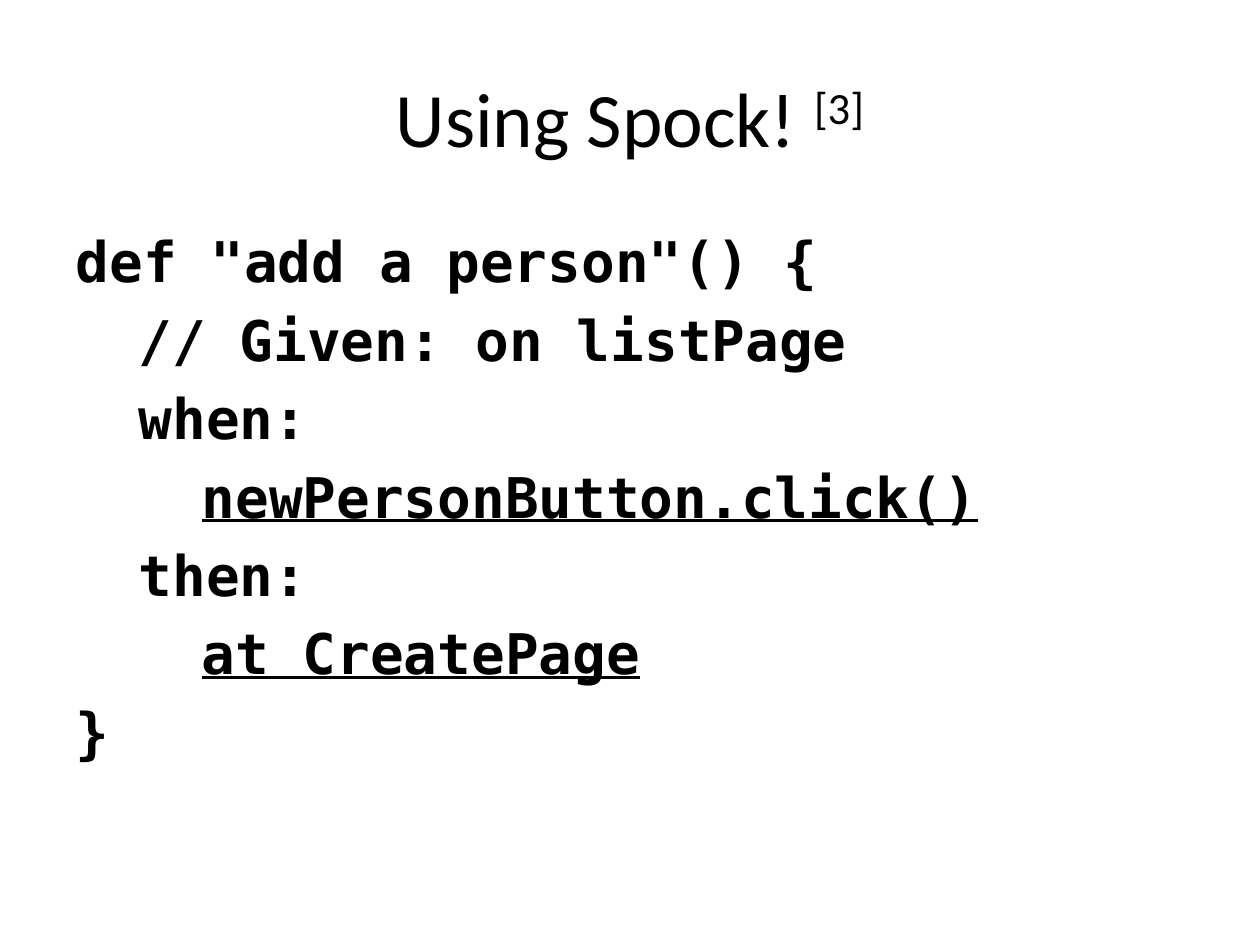
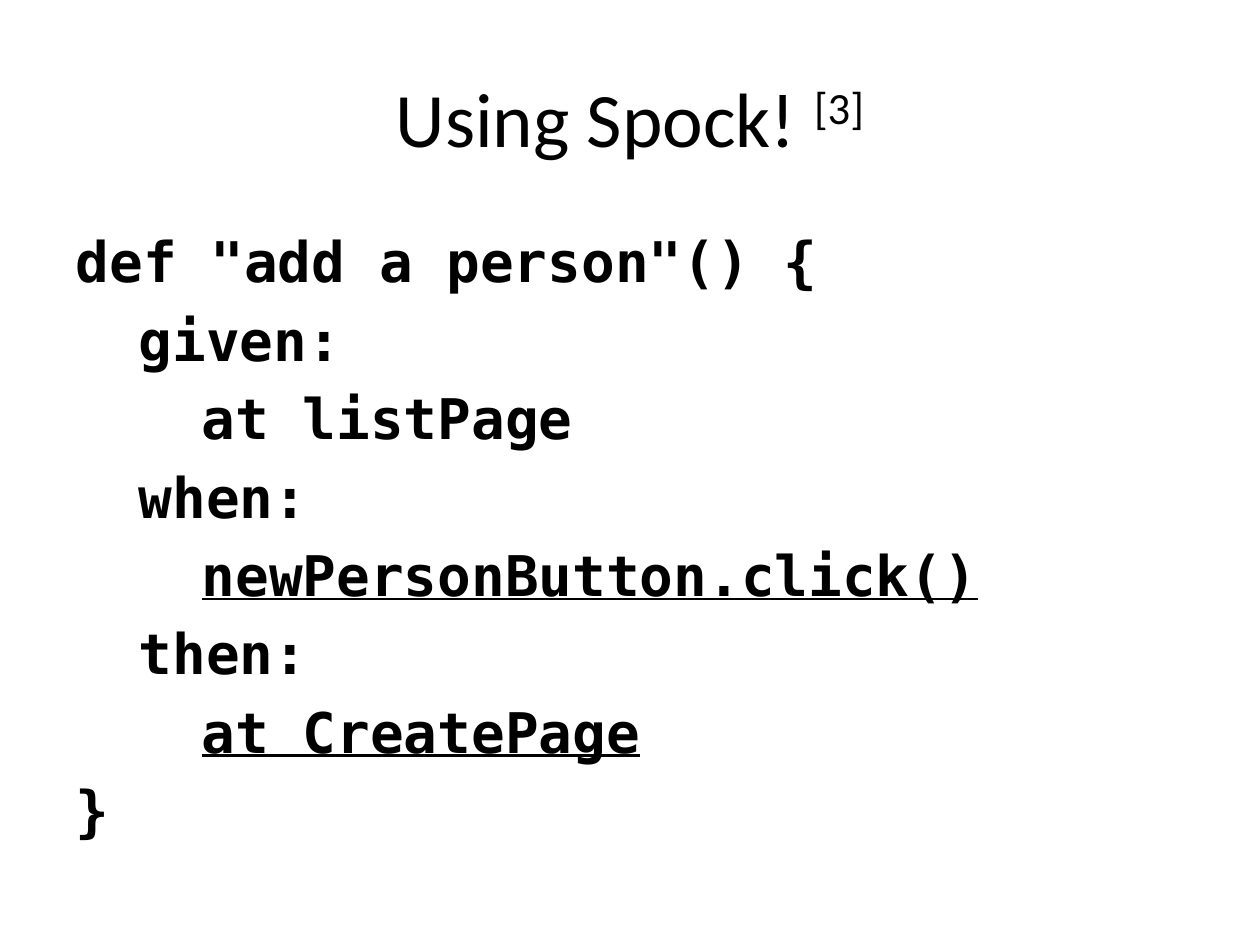
Before and after one commit to RichardAlexanderGreen/example-geb, a slide deck: slide 42 of GebTalk.pptx. Drawn at 1260x945 pixels with LibreOffice and Linux fonts; fonts in the diff are those of the drawing. Boxes give left, top, right and bottom in pixels: in the first picture for what was removed or moved away, otherwise in the second. Text is boxed around its words. In the diff, an @@ line names an element or a change of style, - is before the commit and + after.

```diff
--- a/GebTalk.pptx
+++ b/GebTalk.pptx
@@ text at bbox=[139, 315, 573, 451]: text changed @@
-// Given: on listPage
+given:
+at listPage
```
Also in this commit, not shown: 8 other slides changed.
